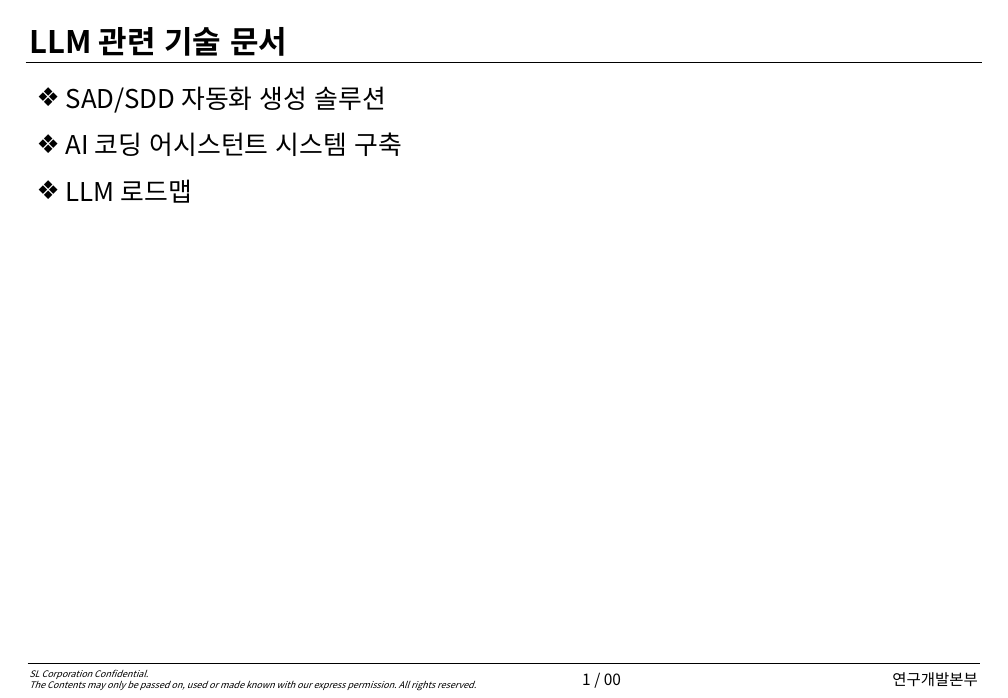
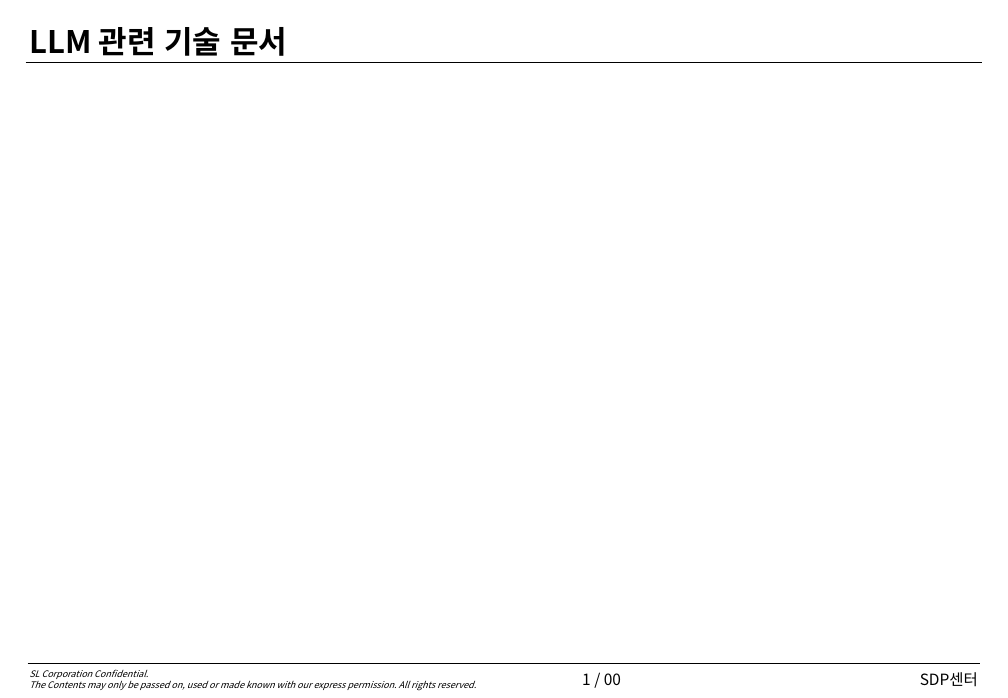
Before and after one commit to mgk2100/ppt-generator, a slide deck: slide 2 of ref/표지.pptx. Drawn at 1008x698 pixels with LibreOffice and Linux fonts; fonts in the diff are those of the drawing; background and template pictures are left out. Boxes give left, top, right and bottom in pixels: in the first picture for what was removed or moved away, otherwise in the second. Text is boxed around its words. In the diff, an @@ line names an element or a change of style, - is before the commit and + after.

```diff
--- a/ref/표지.pptx
+++ b/ref/표지.pptx
@@ text removed at (66,86,403,203) @@
-❖ SAD/SDD 자동화 생성 솔루션
-❖ AI 코딩 어시스턴트 시스템 구축
-❖ LLM 로드맵
@@ text at (920,672,978,687): text changed @@
-연구개발본부
+SDP센터
```
Also in this commit, not shown: 1 other slide changed, 20 other files.
